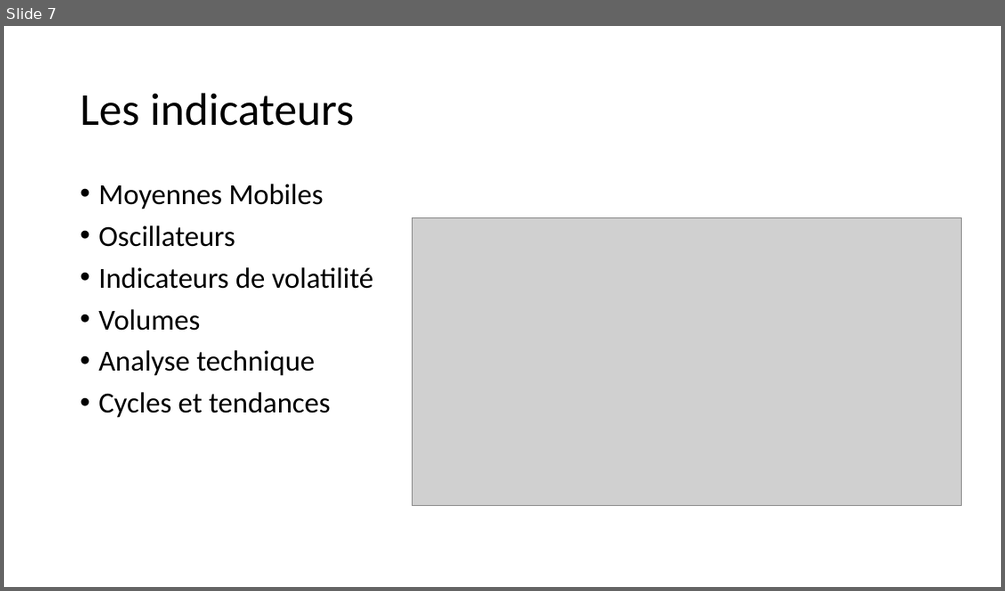
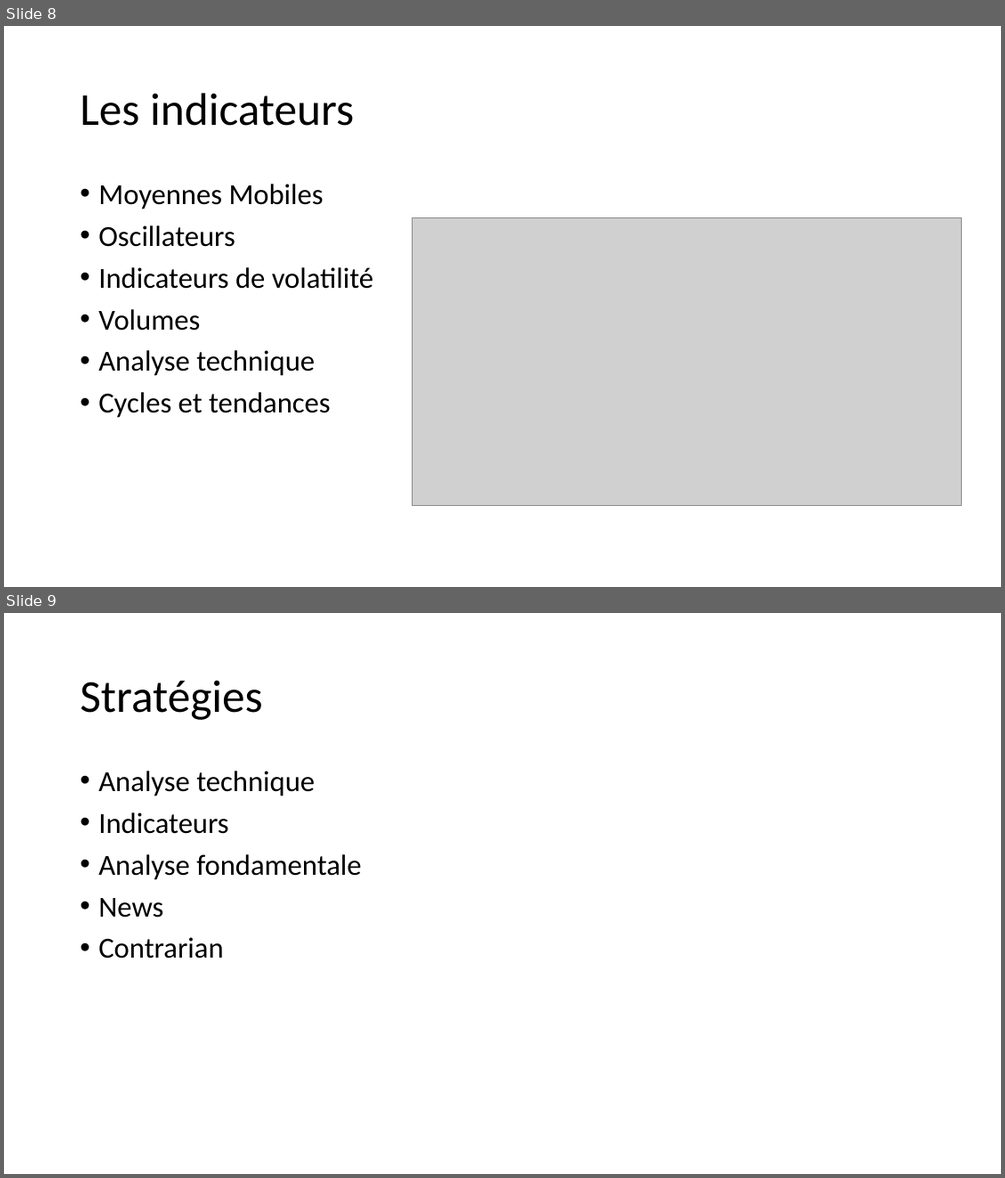
Before and after one commit to dadelcarbo/UltimateChartistRoot, a slide deck: Formation/Formation Bourse.pptx. Shown one above the other, each under a label of ours: slide 7 before the commit, slides 8 and 9 after it. The pictures are 1005x591 and 1005x1178 pixels, drawn with LibreOffice and Linux fonts; fonts in the diff are those of the drawing; grey boxes stand for pictures. Boxes give left, top, right and bottom in pixels: in the first picture for what was removed or moved away, otherwise in the second. Text is boxed around its words. In the diff, an @@ line names an element or a change of style, - is before the commit and + after.

```diff
--- a/Formation/Formation Bourse.pptx
+++ b/Formation/Formation Bourse.pptx
@@ slide 9 added at box(4, 613, 1001, 1174), background #FFFFFF @@
@@ title added at box(80, 680, 262, 720), 44 pt, text #000000 @@
+Stratégies
@@ text added at box(98, 771, 361, 958), 28 pt, text #000000 @@
+• Analyse technique
+• Indicateurs
+• Analyse fondamentale
+• News
+• Contrarian
@@ what was slide 7 is now slide 8 @@
```
Also in this commit, not shown: 2 slides changed, 4 other slides added, 2 slides removed, 16 other files.
